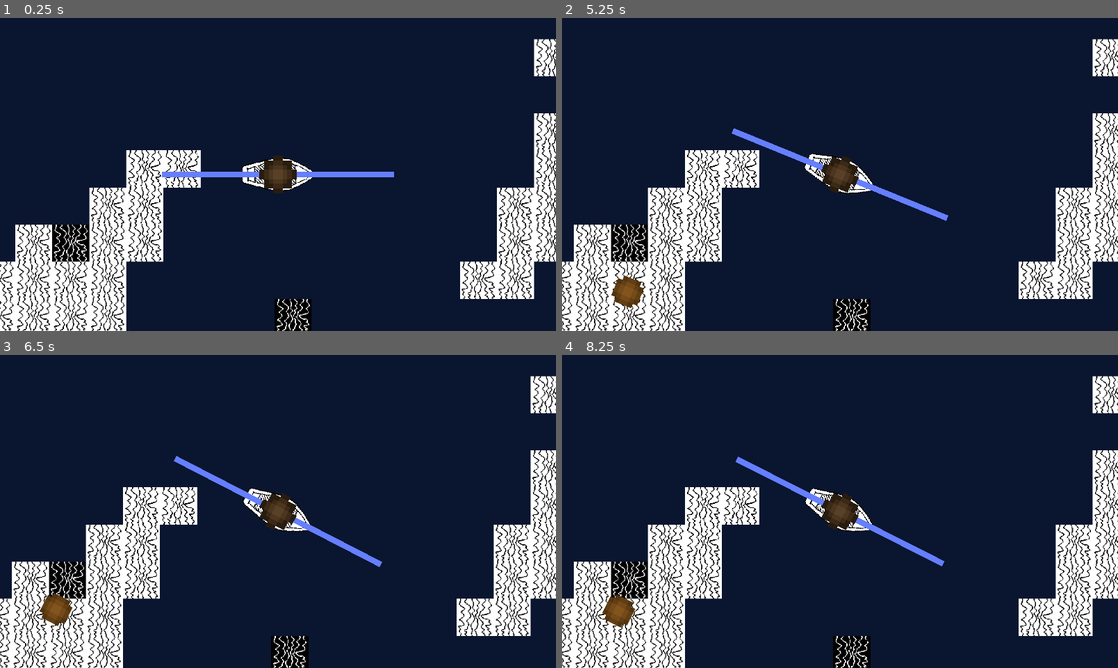
Above: before the commit, frames 1-4 (two rows, left to right).
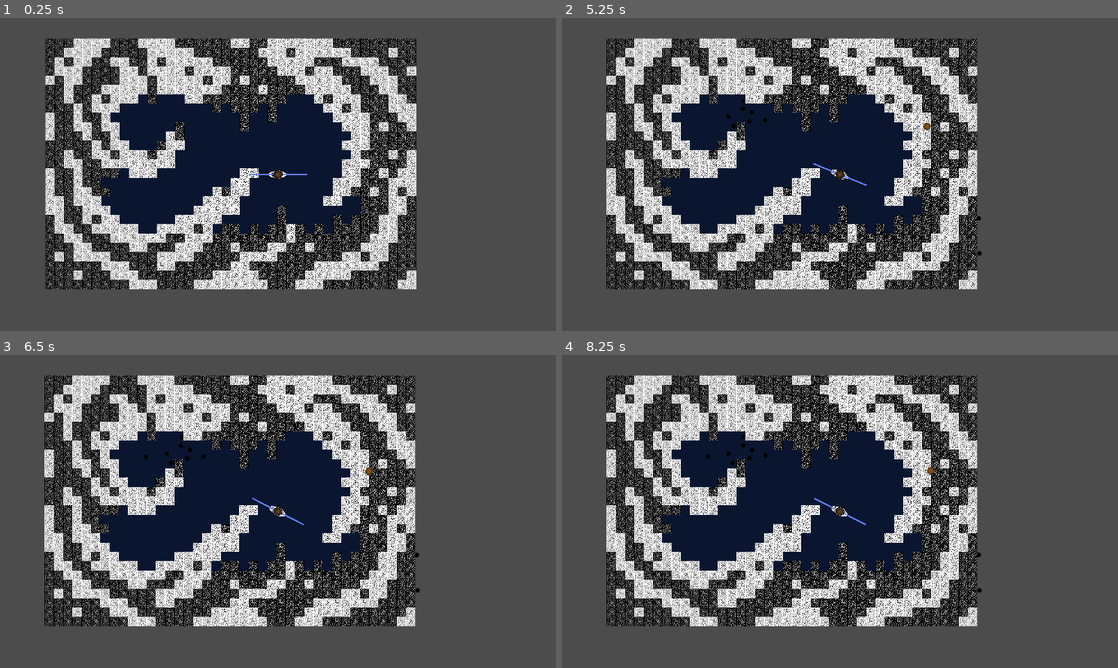
Above: after the commit, the same moments.

Repository: henryTschudy/AnglersDeep
Game: Godot game, scene res://scenes/overworld.tscn
The game is run twice, just before and just after one commit, with the same random seed, the same clock (stepped at 60 frames per second) and the same inputs.
Inputs (mouse positions are in pixels of both pictures, inside the frame that each line leads up to):
- Up to frame 1 (0.25 s): no input
- Up to frame 2 (5.25 s): tap Enter at 0.5, 3.5, 5 s; drag from (840, 174) to (895, 105) at 0.52 s; drag from (728, 190) to (812, 237) at 1.27 s; tap Space (move_stop) at 2 s; move the mouse to (895, 105) at 2.02 s; hold D (move_right) 2.03-2.75 s; hold Space (move_stop) 2.03-2.75 s; drag from (812, 237) to (673, 127) at 2.77 s; move the mouse to (1006, 221) at 3.52 s; hold A (move_left) 3.53-4.25 s; hold Space (move_stop) 3.53-4.25 s; drag from (673, 127) to (756, 96) at 4.27 s; move the mouse to (867, 174) at 5.02 s; hold S (move_down) from 5.03 s (still down); hold Space (move_stop) from 5.03 s (still down); click (867, 174) at 5.17 s
- Up to frame 3 (6.5 s): release S (move_down) at 5.75 s; release Space (move_stop) at 5.75 s; drag from (194, 433) to (166, 527) at 5.77 s
- Up to frame 4 (8.25 s): move the mouse to (962, 495) at 6.52 s; hold W (move_up) 6.53-7.25 s; hold Space (move_stop) 6.53-7.25 s; drag from (728, 527) to (812, 574) at 7.27 s; move the mouse to (895, 442) at 8.02 s; hold S (move_down) from 8.03 s (still down); hold Space (move_stop) from 8.03 s (still down)

The runs differ from the first frame. In frame 1, 87% of the frame differs, in the area x 0-100%, y 0-100%; in frame 2, 87%; in frame 3, 87%; in frame 4, 87%.

Commit message:
fixed spinny bug with questionable coding
also noticed a bug where projectile occasionally goes in the wring direction, can't consistently reproduce it

Diff:
--- a/scenes/overworld.tscn
+++ b/scenes/overworld.tscn
@@ -57,9 +57,9 @@
 
 [node name="Camera2D" type="Camera2D" parent="boat"]
 current = true
-zoom = Vector2( 0.5, 0.5 )
+zoom = Vector2( 2, 2 )
 
-[node name="Position2D" type="Position2D" parent="boat"]
+[node name="cast_scene" type="Position2D" parent="boat"]
 script = ExtResource( 6 )
 
 [node name="map_node" type="Node" parent="."]
--- a/scenes/slingshot_scene.tscn
+++ b/scenes/slingshot_scene.tscn
@@ -12,7 +12,6 @@
 radius = 27.0423
 
 [node name="Node2D" type="Node2D"]
-position = Vector2( -0.00702763, 0.0355415 )
 
 [node name="slingshot" type="KinematicBody2D" parent="."]
 collision_layer = 4
--- a/scripts/fish_spawn.gd
+++ b/scripts/fish_spawn.gd
@@ -28,10 +28,11 @@
 	var map_rect = tilemap.get_used_rect()
 
 	if (map_rect.has_point(try_coordinates)):
-		print("1")
+		print("spawn point invalid: in map_rect?") #wait, what was i doing here?
 		return
+
 	if (tilemap.get_cellv(tilemap.world_to_map(try_coordinates)) != $TileMap.INVALID_CELL):
-		print("2")
+		#print("spawn point invalid: non-empty tile")
 		return
 
 	spawn_fish(try_coordinates)
--- a/scripts/slingshot_handle.gd
+++ b/scripts/slingshot_handle.gd
@@ -21,6 +21,8 @@
 onready var cord = get_node("cord")
 onready var target = get_node("target")
 onready var projectile = get_parent().get_node("projectile")
+onready var boat = get_node_or_null("../../../") #THIS IS BAD CODE THAT WILL BREAK IF THINGS GET MOVED AROUND
+var warning_printed = false #for warning when the above node path is not reached
 
 ## Called when the node enters the scene tree for the first time.
 func _ready():
@@ -51,7 +53,15 @@
 
 	else:
 		var momentum = MOMENTUM_MULT*last_vector
-		var direction = base_position - position  #not normalized, this is intentional
+		var direction
+
+		if (boat != null):
+			direction = base_position - position.rotated(boat.rotation)  #not normalized, this is intentional
+		else: #this breaks when rotated, but it's here as a failsafe for running this scene on its own outside the overworld
+			direction = base_position - position
+			if(!warning_printed):
+				print("spinny bug will occur if slingshot is rotated, check if scenes have moved, ignore if you are running the slingshot separately from overworld")
+				warning_printed = true
 
 		#if (direction.length() < 0.01): #rounding down to prevent horrible bugs, not sure if necessary
 		#	direction = Vector2(0,0)
@@ -62,7 +72,7 @@
 			projectile.visible = true
 			projectile_target_position = target.position
 			projectile_movement = (target.position - base_position)/PROJECTILE_SPEED_DIVISOR
-			print("butt")
+			print("butt") #DO NOT DELETE, or do, IDC
 		last_vector = direction
 		movement = RETURN_SPEED*(direction + momentum)
 
